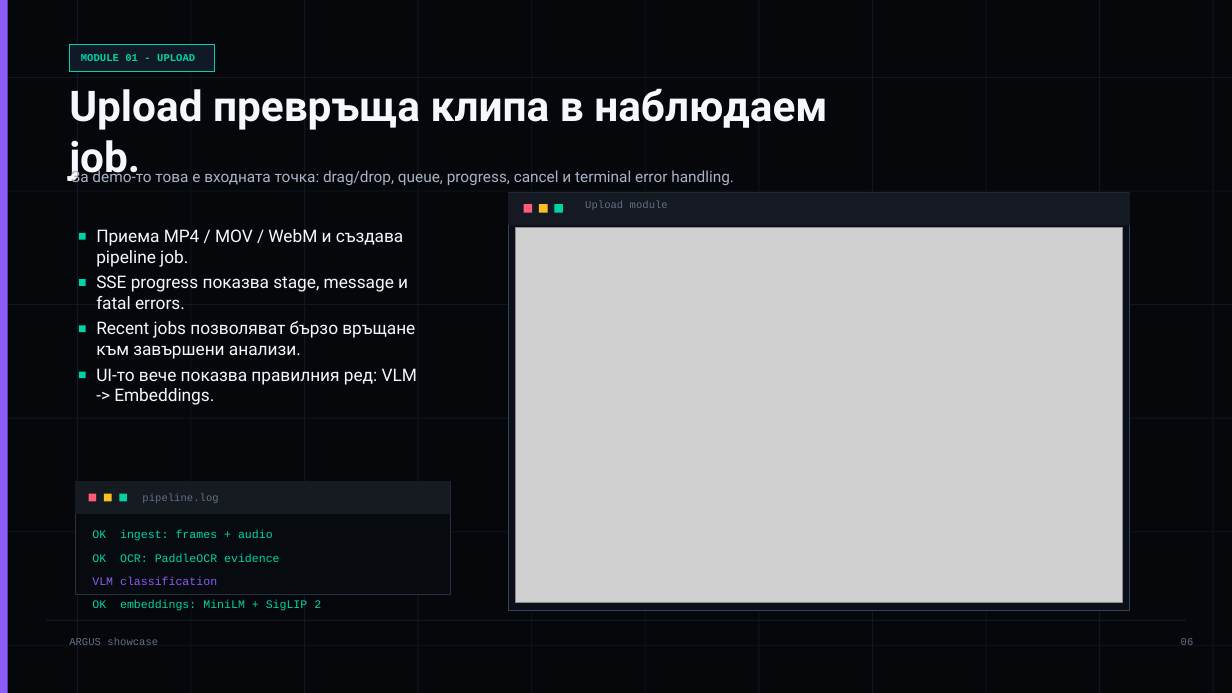
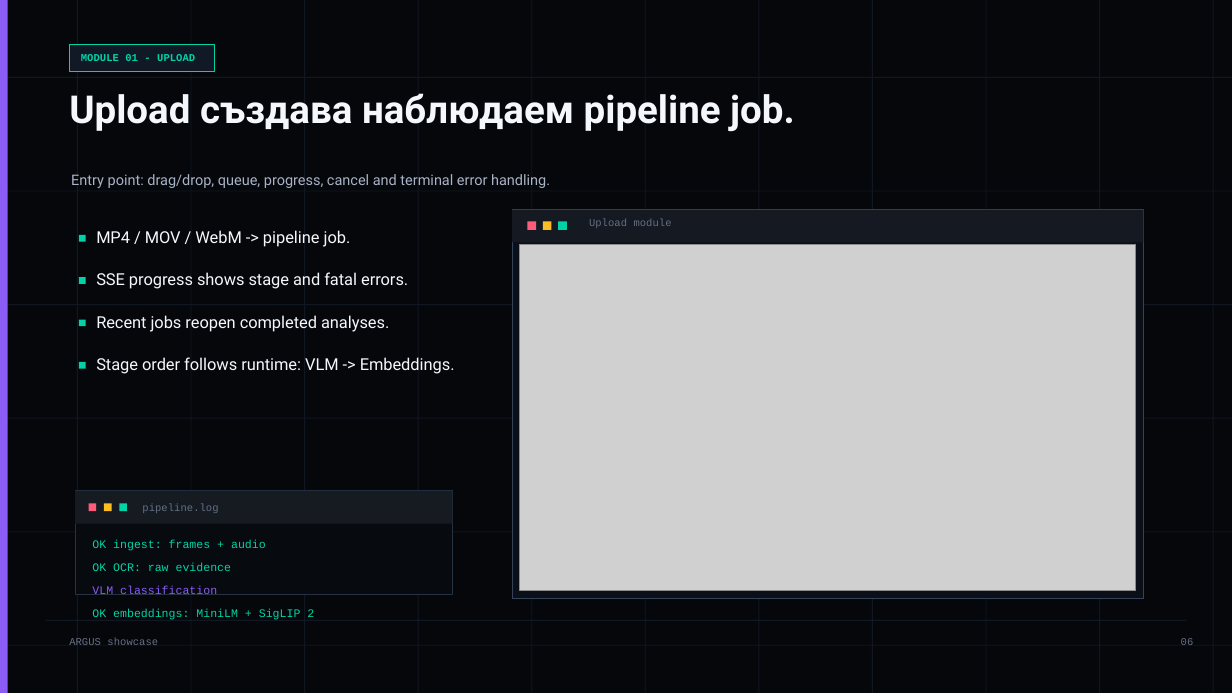
Before and after one commit to LordLoras/ARGUS_vlm, a slide deck: slide 6 of output/argus-showcase-bg.pptx. Drawn at 1232x693 pixels with LibreOffice and Linux fonts; fonts in the diff are those of the drawing; grey boxes stand for pictures. Boxes give left, top, right and bottom in pixels: in the first picture for what was removed or moved away, otherwise in the second. Text is boxed around its words. In the diff, an @@ line names an element or a change of style, - is before the commit and + after.

```diff
--- a/output/argus-showcase-bg.pptx
+++ b/output/argus-showcase-bg.pptx
@@ text at (69,93,795,132): text changed; size 33 to 30 pt @@
-Upload превръща клипа в наблюдаем job.
+Upload създава наблюдаем pipeline job.
@@ text at (71,174,550,188): text changed; size 12 to 11.2 pt @@
-За demo-то това е входната точка: drag/drop, queue, progress, cancel и terminal error handling.
+Entry point: drag/drop, queue, progress, cancel and terminal error handling.
@@ text at (96,230,351,247): text changed; size 13.5 to 12.8 pt @@
-Приема MP4 / MOV / WebM и създава pipeline job.
+MP4 / MOV / WebM -> pipeline job.
@@ rectangle: place and size @@
-rectangle at (508,192,1130,610)
+rectangle at (512,210,1143,599)
@@ rectangle: place and size @@
-rectangle at (508,192,1130,225)
+rectangle at (512,210,1143,242)
@@ 3 rectangles: place and size @@
-3 rectangles at (524,204,563,213)
+3 rectangles at (528,222,567,230)
@@ text "Upload module": place and size @@
-text "Upload module" at (585,201,668,210)
+text "Upload module" at (589,218,672,228)
@@ picture: place and size @@
-picture at (516,227,1122,603)
+picture at (519,245,1136,592)
@@ text at (96,272,408,289): text changed; size 13.5 to 12.8 pt @@
-SSE progress показва stage, message и fatal errors.
+SSE progress shows stage and fatal errors.
@@ rectangle: place and size @@
-rectangle at (79,325,85,332)
+rectangle at (79,320,85,326)
@@ text at (96,315,389,332): text changed; size 13.5 to 12.8 pt @@
-Recent jobs позволяват бързо връщане към завършени анализи.
+Recent jobs reopen completed analyses.
@@ text at (96,357,455,374): text changed; size 13.5 to 12.8 pt @@
-UI-то вече показва правилния ред: VLM -> Embeddings.
+Stage order follows runtime: VLM -> Embeddings.
@@ rectangle: place and size @@
-rectangle at (79,372,85,378)
+rectangle at (79,362,85,369)
@@ 4 texts, 4 rectangles: place and size @@
-4 texts, 4 rectangles at (75,482,450,611)
+4 texts, 4 rectangles at (75,491,452,620)
@@ rectangle: place and size @@
-rectangle at (75,482,450,595)
+rectangle at (75,491,452,594)
@@ text at (92,563,232,571): text changed @@
-OK OCR: PaddleOCR evidence
+OK OCR: raw evidence
```
Also in this commit, not shown: 12 other slides changed, 2 other files.
